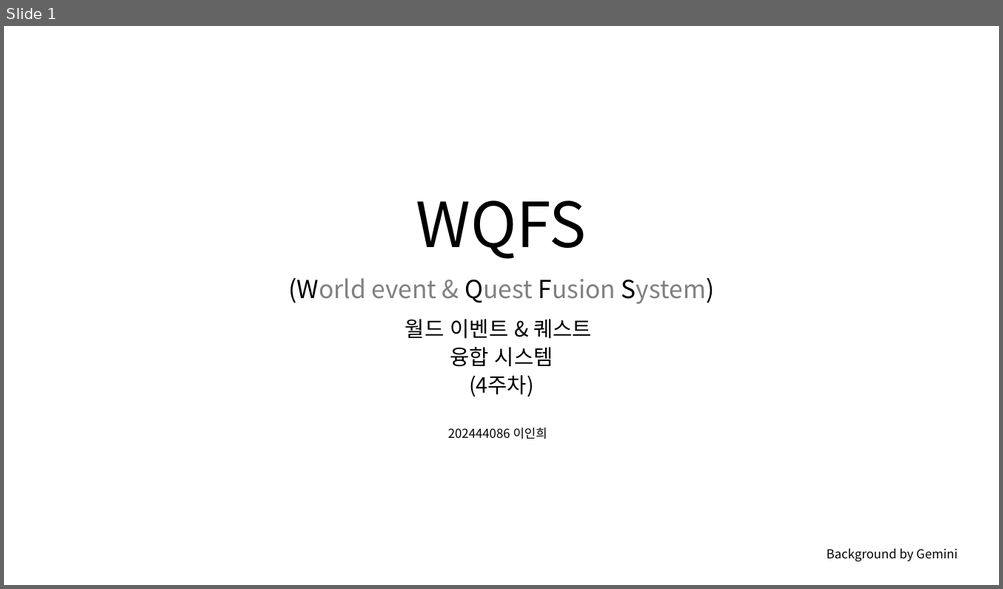
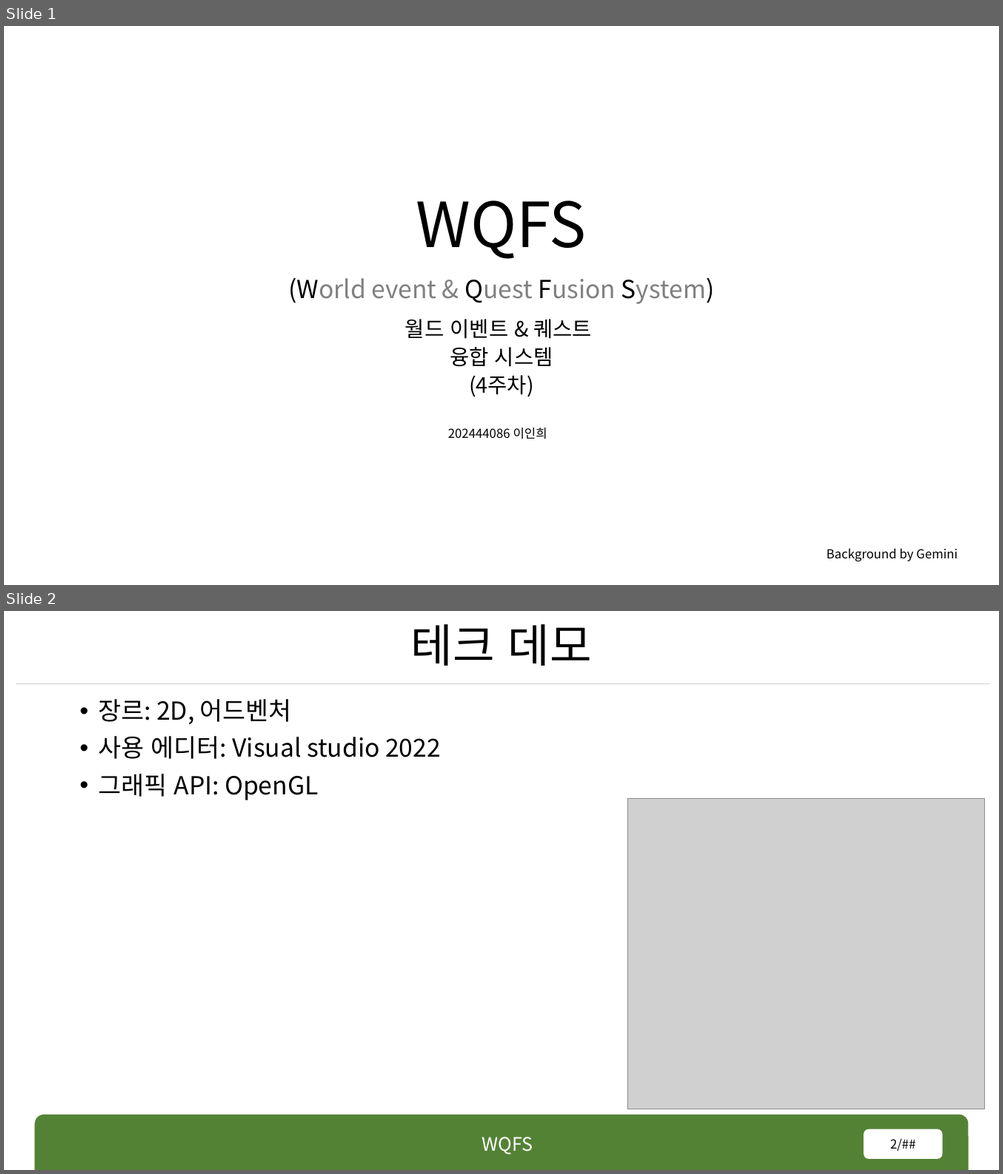
Before and after one commit to rennOobayashi/WQFS, a slide deck: WQFS.pptx. Shown one above the other, each under a label of ours: slide 1 before the commit, slides 1 and 2 after it. The pictures are 1003x589 and 1003x1174 pixels, drawn with LibreOffice and Linux fonts; fonts in the diff are those of the drawing; grey boxes stand for pictures; background and template pictures are left out. Boxes give left, top, right and bottom in pixels: in the first picture for what was removed or moved away, otherwise in the second. Text is boxed around its words. In the diff, an @@ line names an element or a change of style, - is before the commit and + after.

```diff
--- a/WQFS.pptx
+++ b/WQFS.pptx
@@ slide 2 added at [4, 611, 999, 1170], background #FFFFFF @@
@@ title added at [411, 624, 591, 666], 44 pt, text #000000 @@
+테크 데모
@@ line added from (16, 684) to (990, 684), #D0CECE 0.5 pt @@
@@ text added at [99, 699, 441, 800], 24 pt, text #000000 @@
+• 장르: 2D, 어드벤처
+• 사용 에디터: Visual studio 2022
+• 그래픽 API: OpenGL
@@ picture added at [628, 798, 984, 1110] @@
@@ round same rect added at [34, 1116, 968, 1170], fill #548235 @@
@@ text added at [481, 1137, 532, 1155], 18 pt, text #FFFFFF @@
+WQFS
@@ page number added at [864, 1130, 942, 1159], fill #FFFFFF, 12 pt, text #000000 @@
+2/##
```
Also in this commit, not shown: 3 other slides added, 3 slides removed.
